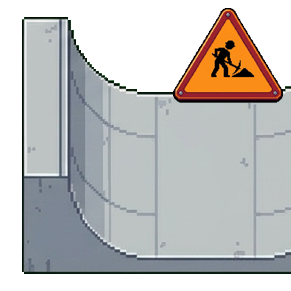
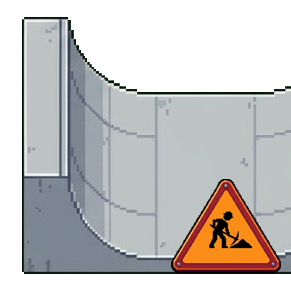
Two versions of the same layered image (291x291). Layer-by-layer changes:
painted on "Layer 2" over left=171, top=8, right=283, bottom=274
removed layer "Layer 1" over left=171, top=17, right=283, bottom=274